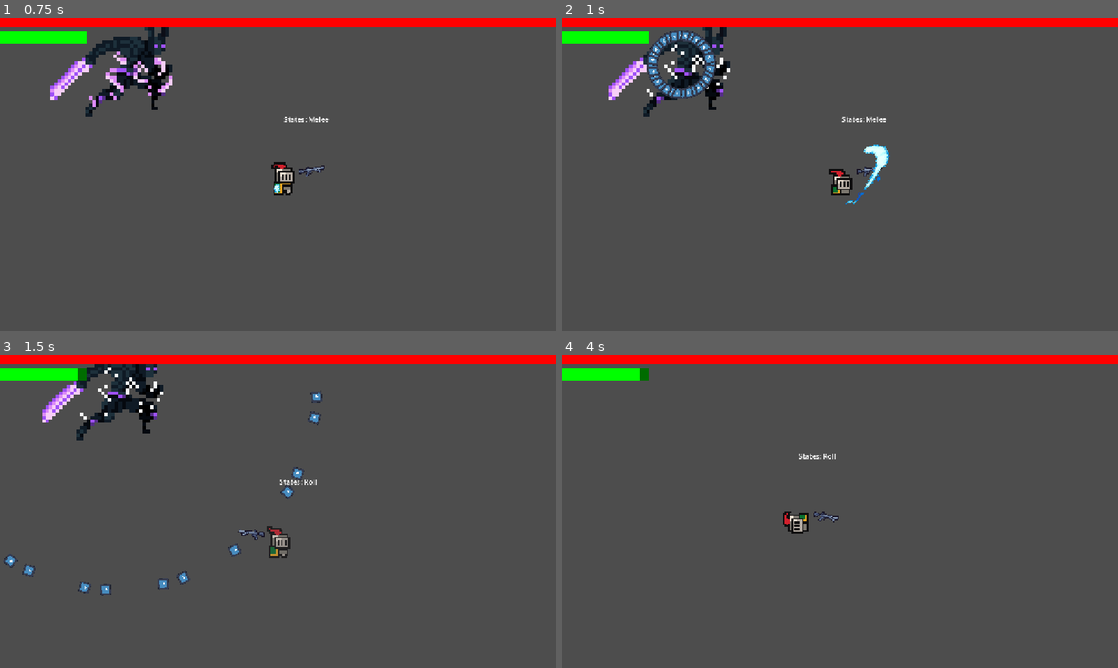
Above: before the commit, frames 1-4 (two rows, left to right).
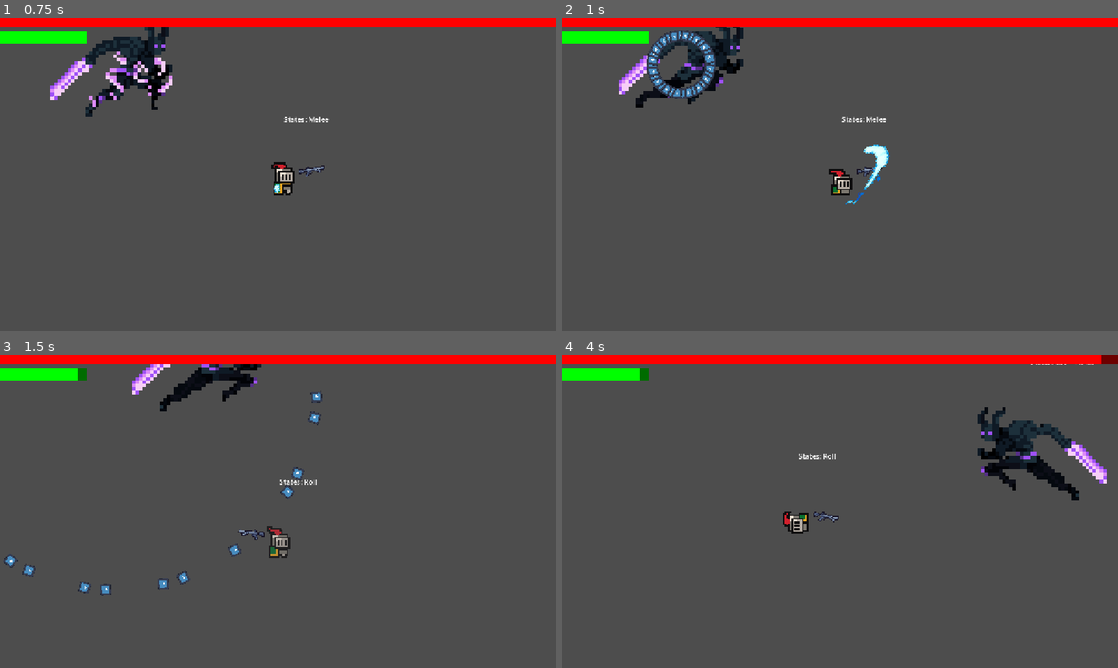
Above: after the commit, the same moments.

Repository: andyhi93/godot-FSM-boss-template
Game: Godot game, scene res://Scenes/Main.tscn
Two runs of this game, one before a commit and one after it. Both use one fixed random seed, a clock stepped at 60 frames per second and the inputs below. The engine's default icon, where the game draws it, is replaced by a stand-in: a white triangle on a blue panel in a dark square. Sound files missing from this copy of the repository are replaced by a short silence.
Inputs (mouse positions are in pixels of both pictures, inside the frame that each line leads up to):
- Up to frame 1 (0.75 s): move the mouse to (400, 158) at 0.52 s; hold D (move_right) from 0.53 s (still down); right-click (400, 158) at 0.6 s
- Up to frame 2 (1 s): keep holding D (move_right)
- Up to frame 3 (1.5 s): move the mouse to (166, 527) at 1.27 s; release D (move_right) at 1.28 s; hold S (move_down) from 1.28 s (still down); tap Shift (roll) at 1.35 s
- Up to frame 4 (4 s): move the mouse to (895, 442) at 2.02 s; release S (move_down) at 2.03 s; press the mouse at (895, 442) at 2.03 s; hold D (move_right) 2.03-2.78 s; move the mouse to (812, 574) at 2.77 s; release the mouse at (812, 574) at 2.78 s; hold W (move_up) 2.78-3.53 s; right-click (812, 574) at 2.85 s; move the mouse to (1006, 558) at 3.52 s; hold A (move_left) from 3.53 s (still down); tap Shift (roll) at 3.6 s

Frame 1 is identical in both runs. In frame 2, 1.9% of the frame differs, in the area x 8-33%, y 2-32%; in frame 3, 3.3%, in the area x 7-47%, y 2-28%; in frame 4, 2.7%.

Commit message:
fix shoot bug

Diff:
--- a/Scenes/boss.tscn
+++ b/Scenes/boss.tscn
@@ -514,9 +514,9 @@
 
 [node name="Shoot" type="Node2D" parent="States" unique_id=1472722649]
 script = ExtResource("7_odcco")
+fire_frame = -3
 anim_name = "Idle"
 is_cycle = false
-auto_complete = false
 
 [node name="Melee" type="Node2D" parent="States" unique_id=990740958]
 script = ExtResource("9_odcco")
